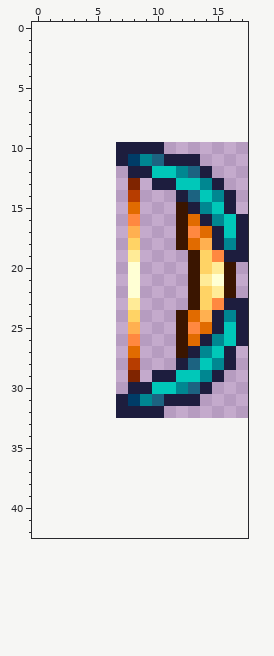
Pixel-art sprite, stored at Items/Weapons/Ranged/ProcellariteLongbow.png. Above: the version before the commit.
The file is 22x46 pixels, drawn in blocks of 2x2; one block is one cell here. The old version is drawn lined up with the new one, on the new canvas.
The same view after the edit:
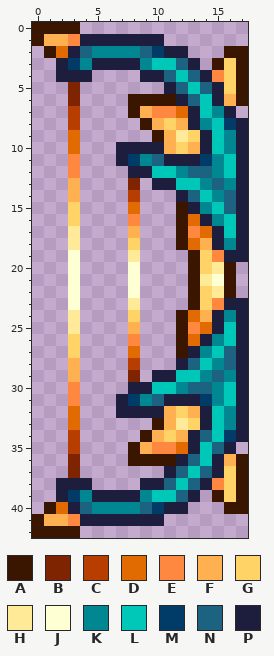
Palette (. is transparent): A #3a1500  B #7f2400  C #b73d00  D #e16b00  E #ff8840  F #ffb050  G #ffd365  H #ffeb97  J #ffffd4  K #008791  L #00c8b9  M #003c67  N #1c6381  P #1d1d3e
The edit:
canvas 11x23 -> 18x43, the old top-left corner now at 7,10
y 0: x 0..3 .... -> AAAA
y 1: x 0..10 ........... -> AFFEPPPPPPP
y 2: x 1..12 ............ -> ADPNKKKKNMPP; x 16..17 .. -> AA
y 3: x 2..13 ............ -> PMKPPPPKLLNP; x 15..17 ... -> AGA
y 4: x 2..4 ... -> PPP; x 9..17 ......... -> PPNLNPEGA
y 5: x 3 . -> B; x 11..17 ....... -> PNLNPGA
y 6: x 3 . -> B; x 8..17 .......... -> AAAAPNLPFA
y 7: x 3 . -> C; x 8..16 ......... -> AFEEDPLKP
y 8: x 3 . -> C; x 9..17 ......... -> AFGFPKLMP
y 9: x 3 . -> D; x 10..17 ........ -> AFHGPLKP
y 10: x 3 . -> D; x 11..17 ....... -> FGFPLKP
y 11: x 3 . -> E; x 14..17 .... -> MKLP
y 12: x 3 . -> E; x 14..17 P... -> NKLP
y 13: x 3 . -> F; x 15..17 P.. -> NKP
y 14: x 3 . -> F; x 16..17 P. -> NP
y 15: x 3 . -> G; x 16..17 P. -> NP
y 16: x 3 . -> G
y 17..18: x 3 . -> H
y 19..23: x 3 . -> J
y 24..25: x 3 . -> H
y 26: x 3 . -> G
y 27: x 3 . -> G; x 16..17 P. -> NP
y 28: x 3 . -> F; x 16..17 P. -> NP
y 29: x 3 . -> F; x 15..17 P.. -> NKP
y 30: x 3 . -> E; x 14..17 P... -> NKLP
y 31: x 3 . -> E; x 14..17 .... -> MKLP
y 32: x 3 . -> D; x 11..17 ....... -> FGFPLKP
y 33: x 3 . -> D; x 10..17 ........ -> AFHGPLKP
y 34: x 3 . -> C; x 9..17 ......... -> AFGFPNLMP
y 35: x 3 . -> C; x 8..16 ......... -> AFEEDPLNP
y 36: x 3 . -> B; x 8..17 .......... -> AAAAPNLPFA
y 37: x 3 . -> B; x 11..17 ....... -> PNLNPGA
y 38: x 2..4 ... -> PPP; x 9..17 ......... -> PPNLNPEGA
y 39: x 2..13 ............ -> PMKPPPPKLLNP; x 15..17 ... -> AGA
y 40: x 1..12 ............ -> ADPNKKKKNMPP; x 16..17 .. -> AA
y 41: x 0..10 ........... -> AFFEPPPPPPP
y 42: x 0..3 .... -> AAAA
